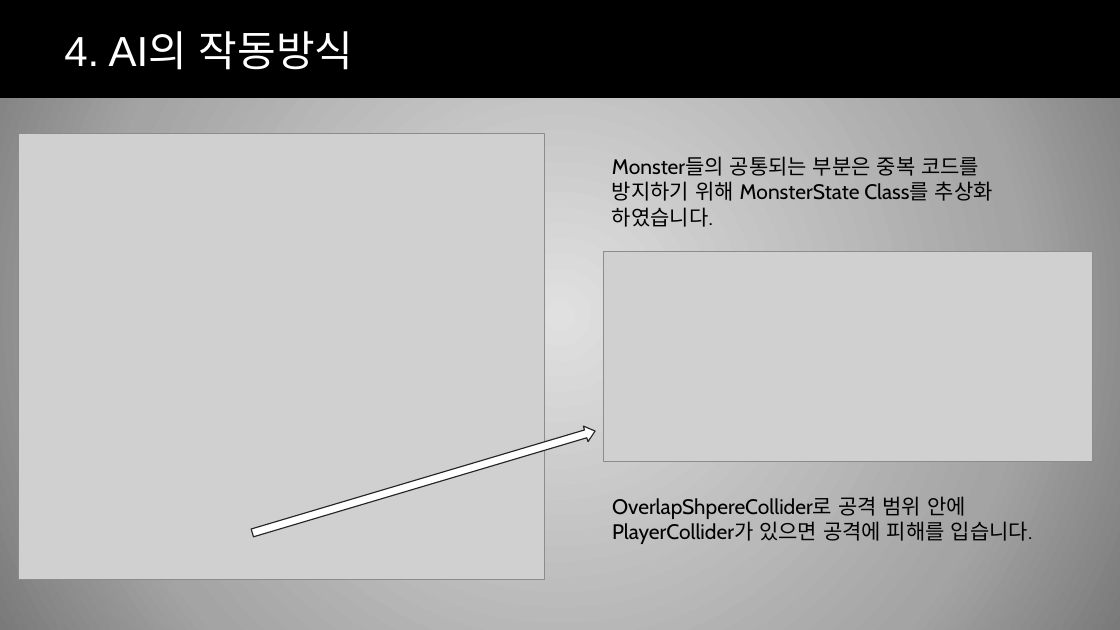
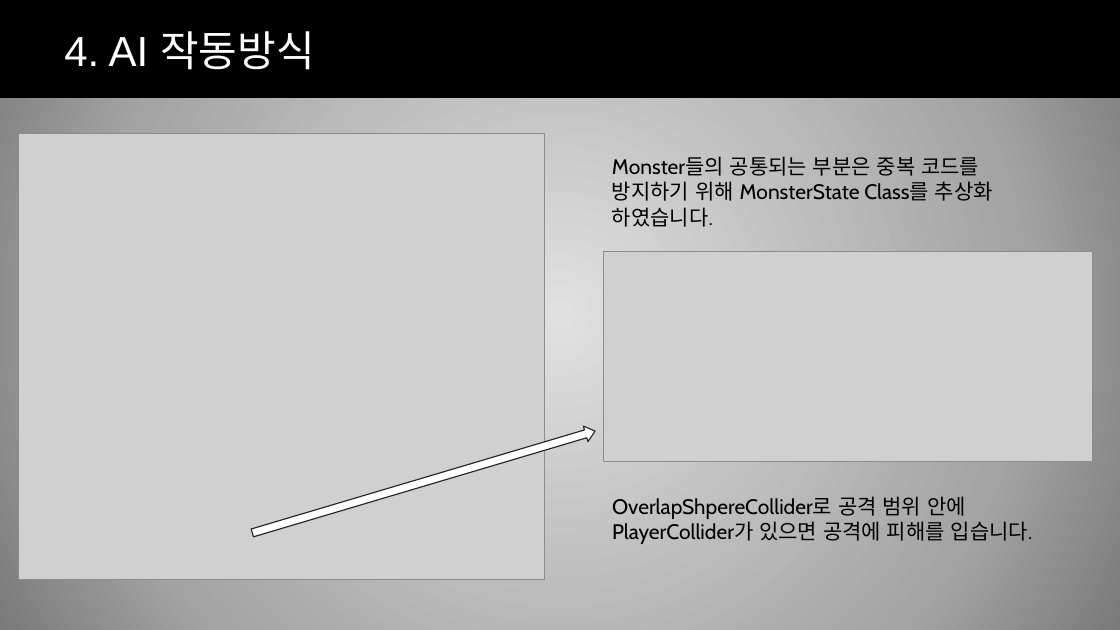
Before and after one commit to hyungun26/TheDarkest, a slide deck: slide 8 of The Darkest ppt.pptx (slide 7 before the commit). Drawn at 1120x630 pixels with LibreOffice and Linux fonts; fonts in the diff are those of the drawing; grey boxes stand for pictures; background and template pictures are left out. Boxes give left, top, right and bottom in pixels: in the first picture for what was removed or moved away, otherwise in the second. Text is boxed around its words. In the diff, an @@ line names an element or a change of style, - is before the commit and + after.

```diff
--- a/The Darkest ppt.pptx
+++ b/The Darkest ppt.pptx
@@ title at (x1=64, y1=31, x2=315, y2=70): text changed @@
-4. AI의 작동방식
+4. AI 작동방식
```
Also in this commit, not shown: 8 other slides changed, 2 slides added, 2 other files.
